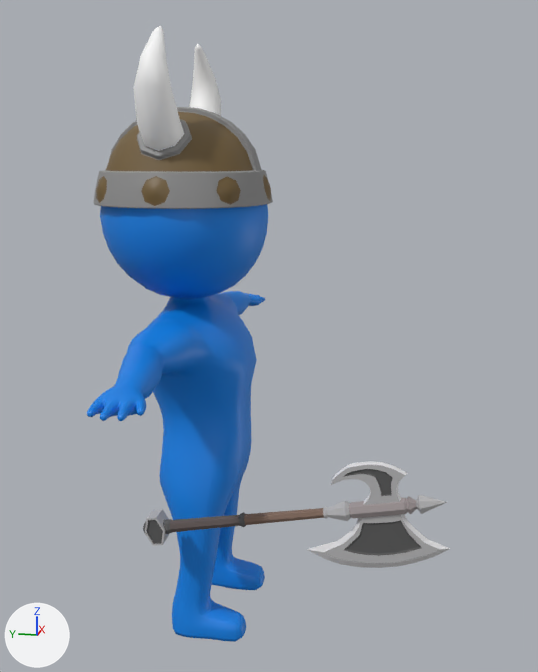
Two versions of the FBX model Assets/Models/Units/Level2Unit/Level2_Stickman_Hit.fbx, one commit apart.
Camera for both pictures: a 50 mm lens placed at (-0.358, -0.11, 0.247), pointed at (0.001, -0.038, 0.157). Lighting does not change. The marker at lower left points along +X, +Y and +Z. Where no turn or scale is listed for an object, it has been applied to the vertices.

In view in the first picture: 'Axe 01', 'Viking_Helmet_05'.
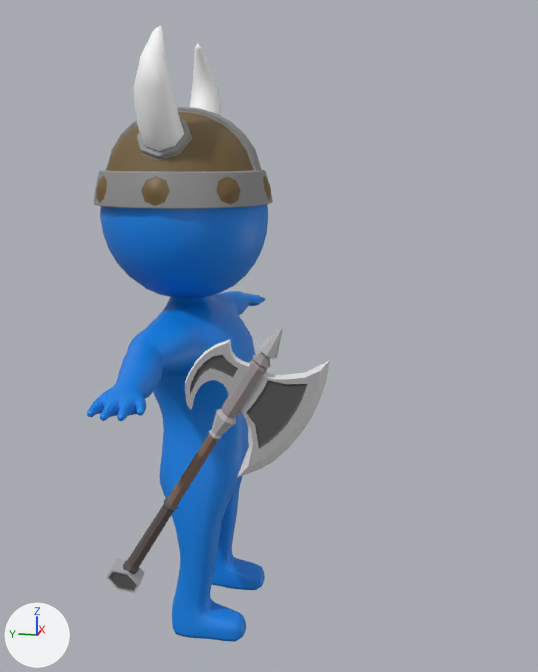
Diff of the bpy script that builds the scene:
```diff
--- a/Assets/Models/Units/Level2Unit/Level2_Stickman_Hit.fbx.py
+++ b/Assets/Models/Units/Level2Unit/Level2_Stickman_Hit.fbx.py
@@ ob_axe_01 @@
 ob_axe_01 = bpy.data.objects.new('Axe 01', me_mesh_001)
-ob_axe_01.location = (-0.0474, -0.0581, 0.0807)
-ob_axe_01.rotation_euler = (0.0, -1.378, 1.572)  # degrees (0, -79, 90)
+ob_axe_01.location = (-0.0778, -0.0255, 0.1174)
+ob_axe_01.rotation_euler = (-0.0853, -0.539, 1.714)  # degrees (-4.9, -31, 98)
 ob_axe_01.scale = (0.00134, 0.00134, 0.00134)
```

Changed parts and their boxes (x1, y1, x2, y2) in the pictures (538 x 672 px):
'Axe 01', moved, turned: before (143, 461, 450, 568); after (106, 328, 330, 593)
